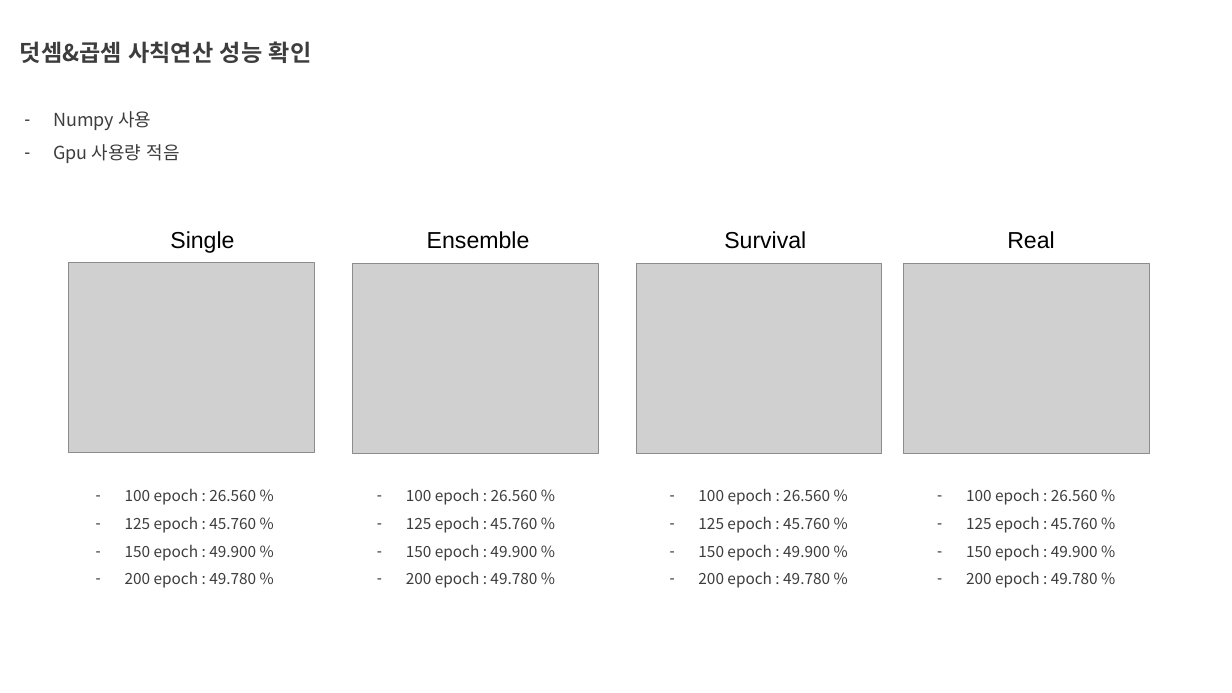
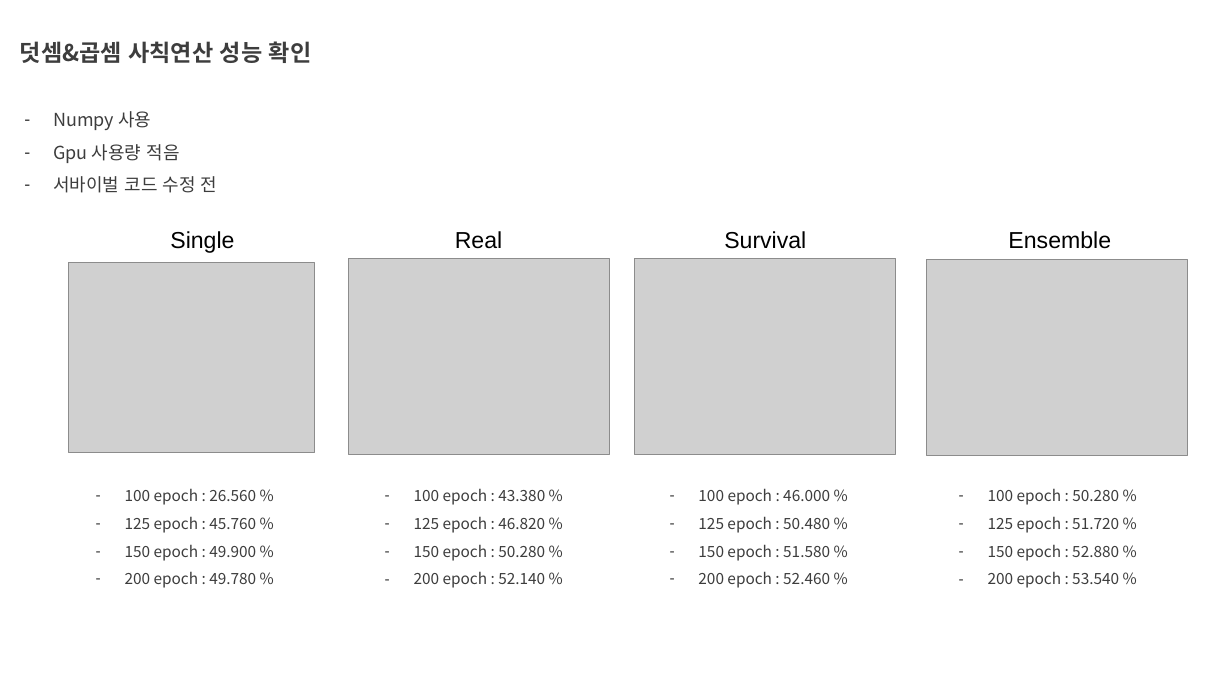
Before and after one commit to aaajeong/Time-Step-Ensemble-in-Arithmetic, a slide deck: slide 44 of Meeting.pptx. Drawn at 1232x693 pixels with LibreOffice and Linux fonts; fonts in the diff are those of the drawing; grey boxes stand for pictures. Boxes give left, top, right and bottom in pixels: in the first picture for what was removed or moved away, otherwise in the second. Text is boxed around its words. In the diff, an @@ line names an element or a change of style, - is before the commit and + after.

Commit message:
개인미팅 준비 ppt 수정

```diff
--- a/Meeting.pptx
+++ b/Meeting.pptx
@@ text at [53, 176, 218, 193]: paragraph added @@
+– 서바이벌 코드 수정 전
@@ text "Real": place and size @@
-text "Real" at [1007, 231, 1054, 249]
+text "Real" at [455, 231, 502, 249]
@@ text "Ensemble": place and size @@
-text "Ensemble" at [427, 231, 530, 249]
+text "Ensemble" at [1008, 231, 1111, 249]
@@ picture: place and size @@
-picture at [352, 263, 598, 454]
+picture at [348, 259, 610, 455]
@@ picture: place and size @@
-picture at [637, 263, 883, 454]
+picture at [635, 259, 897, 455]
@@ picture: place and size @@
-picture at [904, 263, 1150, 454]
+picture at [927, 260, 1189, 456]
@@ text at [414, 488, 545, 588]: text changed @@
-  – 100 epoch : 26.560 %
-  – 125 epoch : 45.760 %
-  – 150 epoch : 49.900 %
-  – 200 epoch : 49.780 %
+  – 100 epoch : 43.380 %
+  – 125 epoch : 46.820 %
+  – 150 epoch : 50.280 %
+  – 200 epoch : 52.140 %
@@ text at [698, 488, 830, 588]: text changed @@
-  – 100 epoch : 26.560 %
-  – 125 epoch : 45.760 %
-  – 150 epoch : 49.900 %
-  – 200 epoch : 49.780 %
+  – 100 epoch : 46.000 %
+  – 125 epoch : 50.480 %
+  – 150 epoch : 51.580 %
+  – 200 epoch : 52.460 %
@@ text at [988, 488, 1119, 588]: text changed @@
-  – 100 epoch : 26.560 %
-  – 125 epoch : 45.760 %
-  – 150 epoch : 49.900 %
-  – 200 epoch : 49.780 %
+  – 100 epoch : 50.280 %
+  – 125 epoch : 51.720 %
+  – 150 epoch : 52.880 %
+  – 200 epoch : 53.540 %
```
Also in this commit, not shown: 3 other slides changed, 2 slides added, 1 other file.
